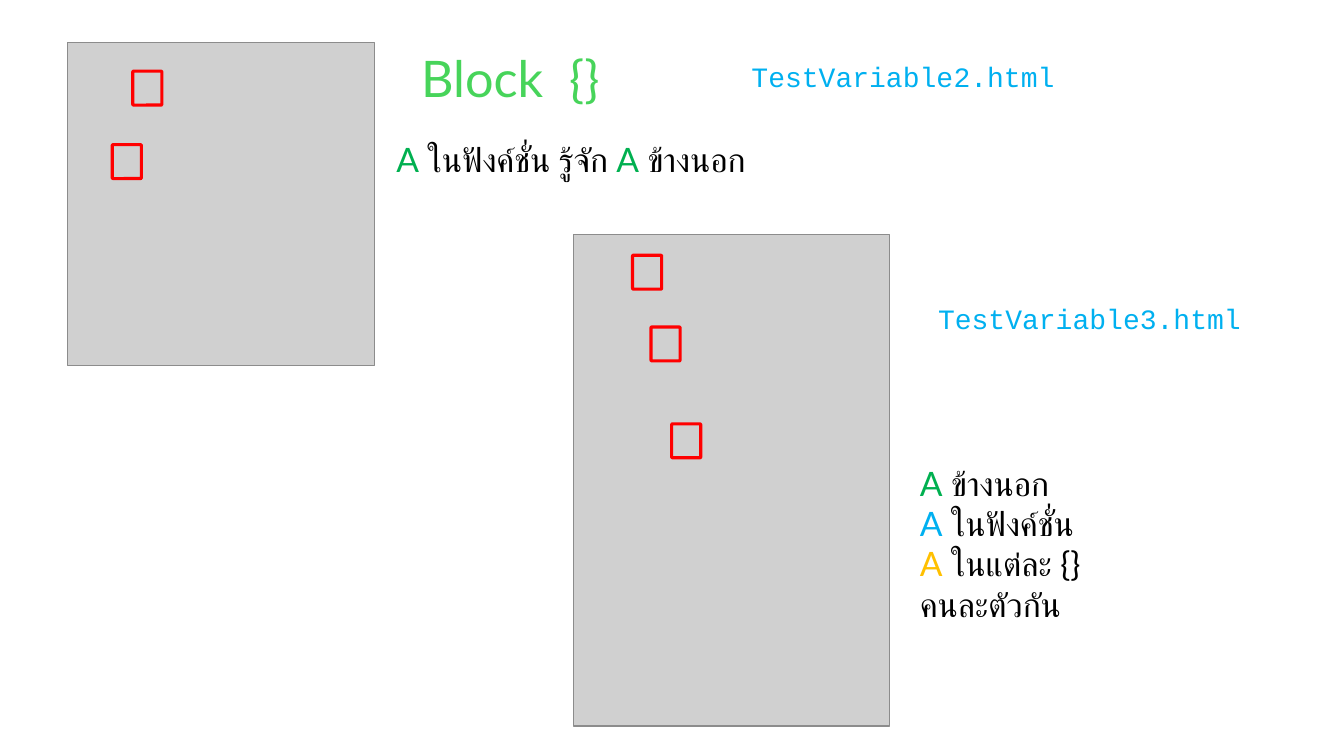
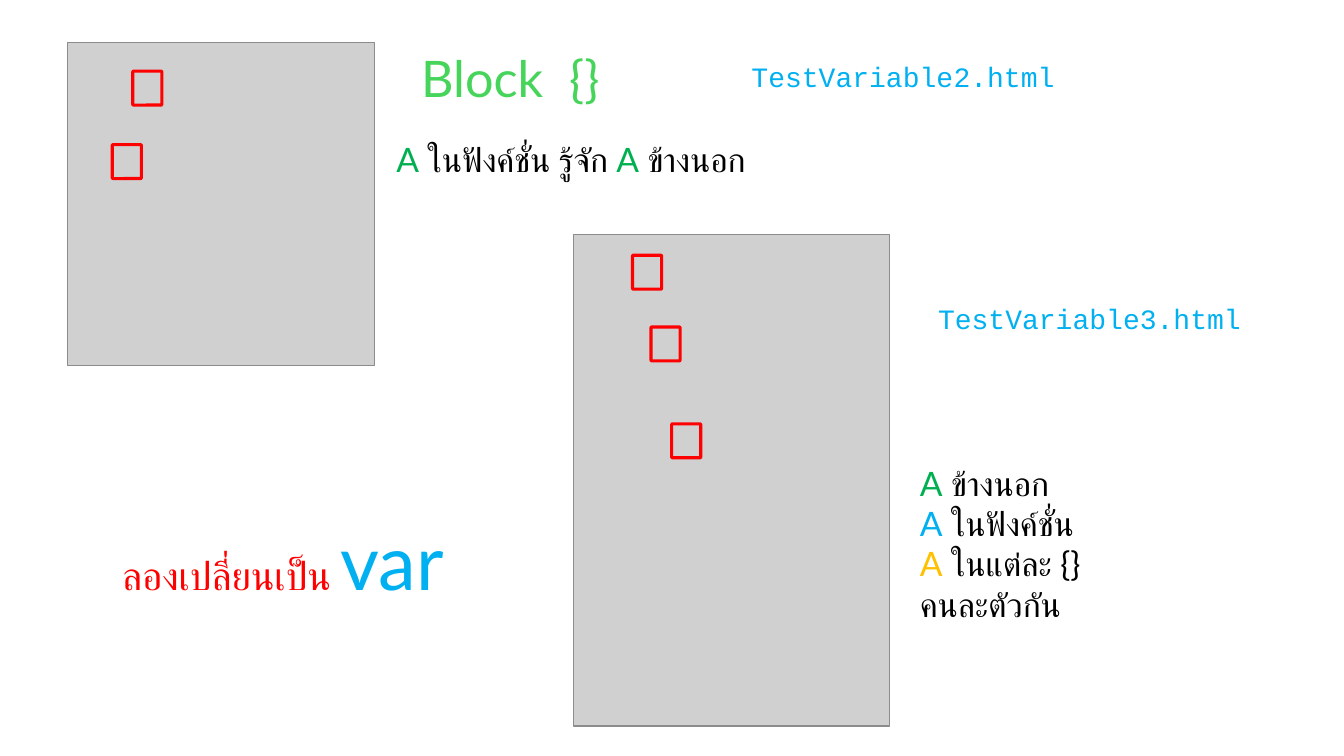
Before and after one commit to whacharachai/Tutorial, a slide deck: slide 8 of documents/JS.pptx. Drawn at 1344x756 pixels with LibreOffice and Linux fonts; fonts in the diff are those of the drawing; grey boxes stand for pictures; background and template pictures are left out. Boxes give left, top, right and bottom in pixels: in the first picture for what was removed or moved away, otherwise in the second. Text is boxed around its words. In the diff, an @@ line names an element or a change of style, - is before the commit and + after.

Commit message:
Start

```diff
--- a/documents/JS.pptx
+++ b/documents/JS.pptx
@@ text added at (122, 551, 444, 591), 28 pt, text #FF0000 @@
+ลองเปลี่ยนเป็น var
```
